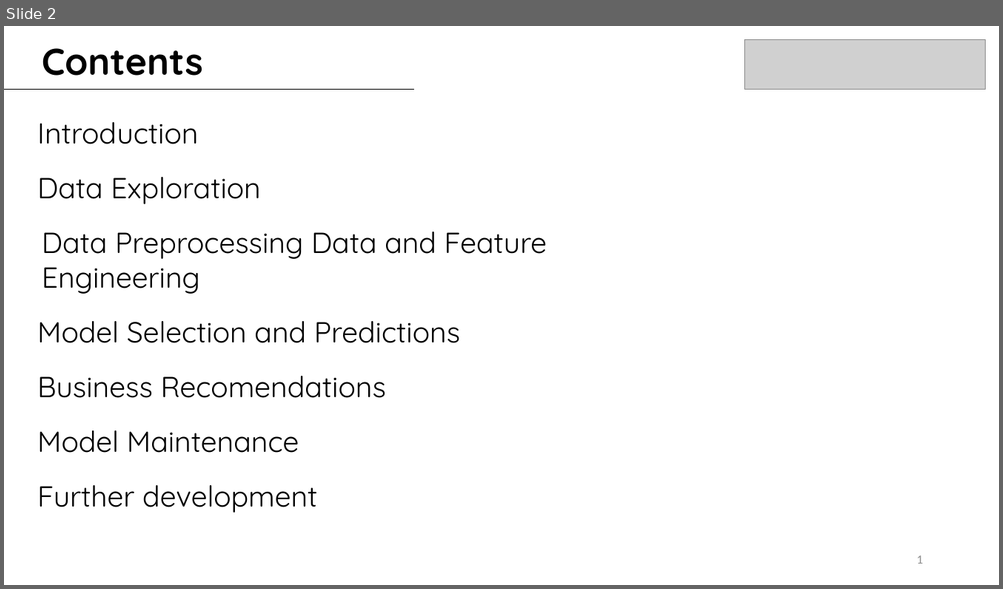
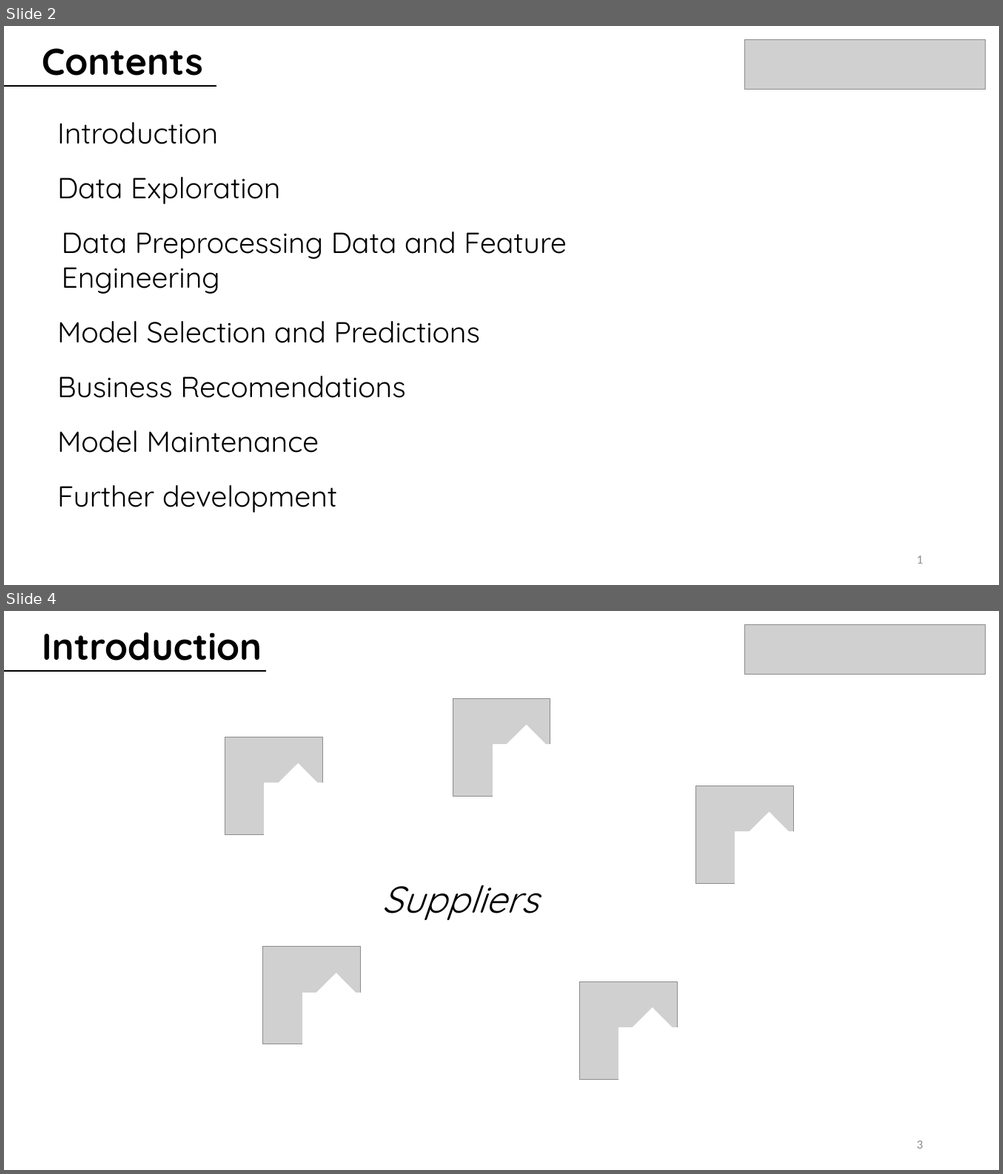
Before and after one commit to juanbeta98/DataScienceStudyCase, a slide deck: BMW ML Case Study.pptx. Shown one above the other, each under a label of ours: slide 2 before the commit, slides 2 and 4 after it; the slides between them are not shown. The pictures are 1003x589 and 1003x1174 pixels, drawn with LibreOffice and Linux fonts; fonts in the diff are those of the drawing; grey boxes stand for pictures. Boxes give left, top, right and bottom in pixels: in the first picture for what was removed or moved away, otherwise in the second. Text is boxed around its words. In the diff, an @@ line names an element or a change of style, - is before the commit and + after.

```diff
--- a/BMW ML Case Study.pptx
+++ b/BMW ML Case Study.pptx
@@ slide 4 added at <box>4,611,999,1170</box>, background #FFFFFF @@
@@ text added at <box>42,632,262,661</box>, 36 pt, text #000000, bold @@
+Introduction
@@ picture added at <box>744,625,985,675</box> @@
@@ line added from (4, 670) to (266, 670), #000000 0.5 pt @@
@@ line added from (4, 672) to (266, 672), #000000 0.5 pt @@
@@ picture added at <box>452,698,550,796</box> @@
@@ picture added at <box>225,737,323,834</box> @@
@@ rectangle added at <box>495,726,560,792</box>, fill #FFFFFF, outline #FFFFFF 1 pt @@
@@ rectangle added at <box>267,764,333,830</box>, fill #FFFFFF, outline #FFFFFF 1 pt @@
@@ rectangle added at <box>492,744,569,803</box>, fill #FFFFFF, outline #FFFFFF 1 pt @@
@@ rectangle added at <box>264,783,341,843</box>, fill #FFFFFF, outline #FFFFFF 1 pt @@
@@ picture added at <box>696,786,794,884</box> @@
@@ rectangle added at <box>735,832,811,891</box>, fill #FFFFFF, outline #FFFFFF 1 pt @@
@@ rectangle added at <box>737,813,803,879</box>, fill #FFFFFF, outline #FFFFFF 1 pt @@
@@ text added at <box>381,885,538,920</box>, 36 pt, text #000000, italic @@
+Suppliers
@@ picture added at <box>263,947,361,1045</box> @@
@@ rectangle added at <box>304,974,370,1039</box>, fill #FFFFFF, outline #FFFFFF 1 pt @@
@@ picture added at <box>579,982,677,1080</box> @@
@@ rectangle added at <box>302,993,378,1052</box>, fill #FFFFFF, outline #FFFFFF 1 pt @@
@@ rectangle added at <box>621,1008,687,1074</box>, fill #FFFFFF, outline #FFFFFF 1 pt @@
@@ rectangle added at <box>619,1028,695,1087</box>, fill #FFFFFF, outline #FFFFFF 1 pt @@
@@ page number added at <box>916,1141,922,1149</box>, 12 pt, text #8C8C8C @@
+3
@@ slide 2 changed as well @@
@@ line moved from (4, 89) - (415, 89) to (4, 85) - (216, 85) @@
@@ line added from (4, 87) to (216, 87), #000000 0.5 pt @@
@@ text "Data Preprocessing Data and Feature ...": place and size @@
-text "Data Preprocessing Data and Feature ..." at <box>42,232,547,294</box>
+text "Data Preprocessing Data and Feature ..." at <box>62,232,566,294</box>
@@ 6 texts: place and size @@
-6 texts at <box>37,122,460,513</box>
+6 texts at <box>57,122,480,513</box>
```
Also in this commit, not shown: 1 other slide changed, 8 other slides added, 1 other file.
